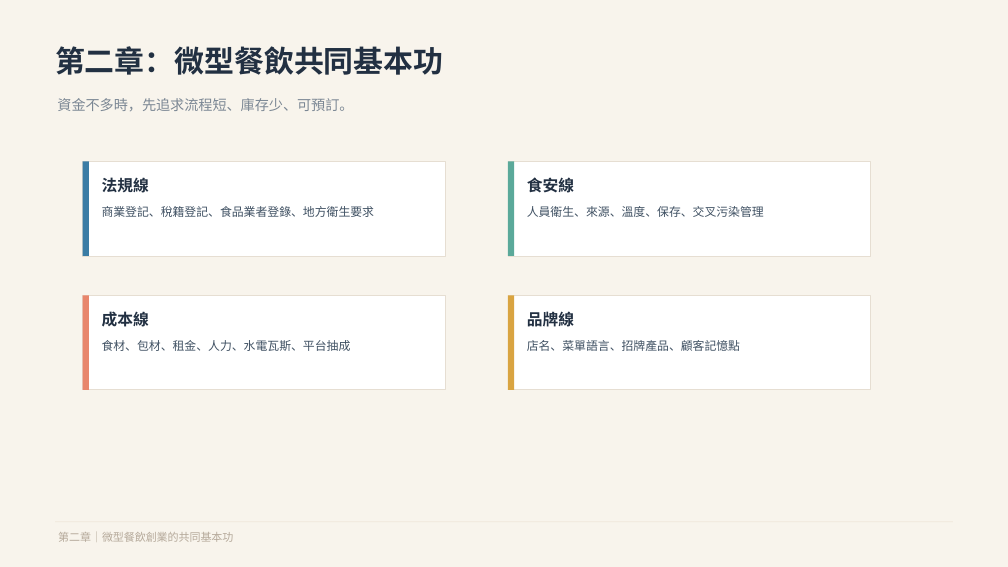
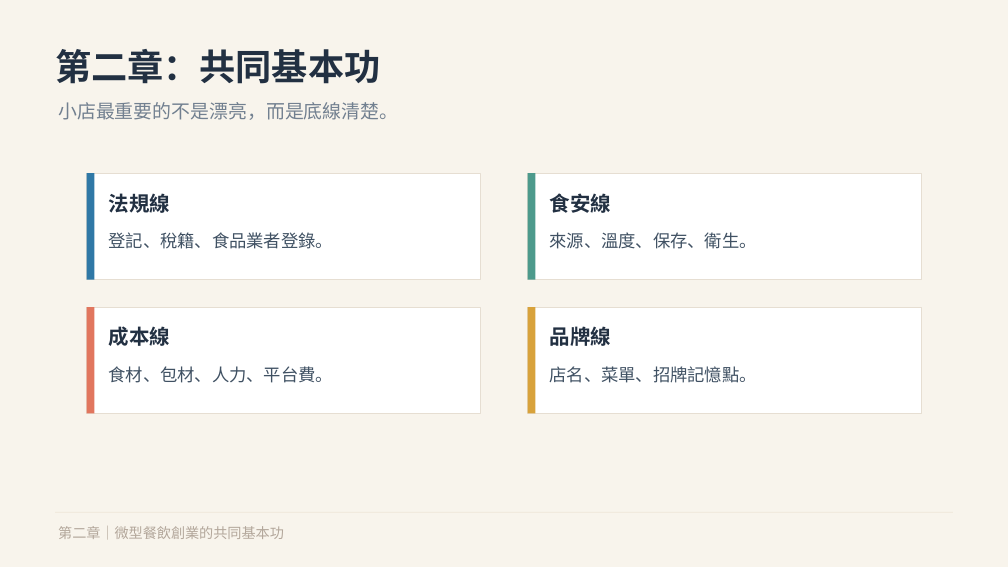
Before and after one commit to davidivy/20260601-new, a slide deck: slide 5 of 微型餐飲創業教學簡報_葉佳山.pptx. Drawn at 1008x567 pixels with LibreOffice and Linux fonts; fonts in the diff are those of the drawing. Boxes give left, top, right and bottom in pixels: in the first picture for what was removed or moved away, otherwise in the second. Text is boxed around its words. In the diff, an @@ line names an element or a change of style, - is before the commit and + after.

```diff
--- a/微型餐飲創業教學簡報_葉佳山.pptx
+++ b/微型餐飲創業教學簡報_葉佳山.pptx
@@ text at (55,49,380,84): text changed; size 28.5 to 34.5 pt @@
-第二章：微型餐飲共同基本功
+第二章：共同基本功
@@ text at (58,102,398,120): text changed; size 13.5 to 18 pt; text colour #7B8794 to #728090 @@
-資金不多時，先追求流程短、庫存少、可預訂。
+小店最重要的不是漂亮，而是底線清楚。
@@ rectangle: place and size @@
-rectangle at (82,162,445,256)
+rectangle at (87,173,481,280)
@@ rectangle: place and size @@
-rectangle at (82,162,88,256)
+rectangle at (87,173,95,280)
@@ rectangle at (87,173,95,280): fill #3A7CA5 to #2F78A6 @@
@@ rectangle: place and size @@
-rectangle at (508,162,870,256)
+rectangle at (528,173,922,280)
@@ rectangle: place and size @@
-rectangle at (508,162,514,256)
+rectangle at (528,173,535,280)
@@ rectangle at (528,173,535,280): fill #5BA99A to #4D9A8C @@
@@ text "法規線": place and size @@
-text "法規線" at (102,177,149,193)
+text "法規線" at (109,193,171,213)
@@ text "食安線": place and size @@
-text "食安線" at (527,177,574,193)
+text "食安線" at (550,193,612,213)
@@ text at (109,232,333,249): text changed; size 11.2 to 16.5 pt @@
-商業登記、稅籍登記、食品業者登錄、地方衛生要求
+登記、稅籍、食品業者登錄。
@@ text at (550,232,757,249): text changed; size 11.2 to 16.5 pt @@
-人員衛生、來源、溫度、保存、交叉污染管理
+來源、溫度、保存、衛生。
@@ rectangle: place and size @@
-rectangle at (82,296,445,390)
+rectangle at (87,307,481,414)
@@ rectangle: place and size @@
-rectangle at (82,296,88,390)
+rectangle at (87,307,95,414)
@@ rectangle at (87,307,95,414): fill #E8866C to #E1765E @@
@@ text "成本線": place and size @@
-text "成本線" at (102,311,149,327)
+text "成本線" at (109,326,171,346)
@@ rectangle: place and size @@
-rectangle at (508,296,870,390)
+rectangle at (528,307,922,414)
@@ rectangle: place and size @@
-rectangle at (508,296,514,390)
+rectangle at (528,307,535,414)
@@ rectangle at (528,307,535,414): fill #D9A441 to #D8A23B @@
@@ size 15 to 19.5 pt in 4 elements at (109,193,171,213), (109,326,171,346), (550,193,612,213), (550,326,612,346) @@
@@ text "品牌線": place and size @@
-text "品牌線" at (527,311,574,327)
+text "品牌線" at (550,326,612,346)
@@ text at (109,366,333,383): text changed; size 11.2 to 16.5 pt @@
-食材、包材、租金、人力、水電瓦斯、平台抽成
+食材、包材、人力、平台費。
@@ text at (550,366,757,383): text changed; size 11.2 to 16.5 pt @@
-店名、菜單語言、招牌產品、顧客記憶點
+店名、菜單、招牌記憶點。
@@ text "第二章｜微型餐飲創業的共同基本功" at (58,526,284,539): size 10.5 to 13.5 pt, text colour #B5A99A to #B3A79B @@
```
Also in this commit, not shown: 13 other slides changed, 1 slide added, 2 slides removed, 1 other file.
